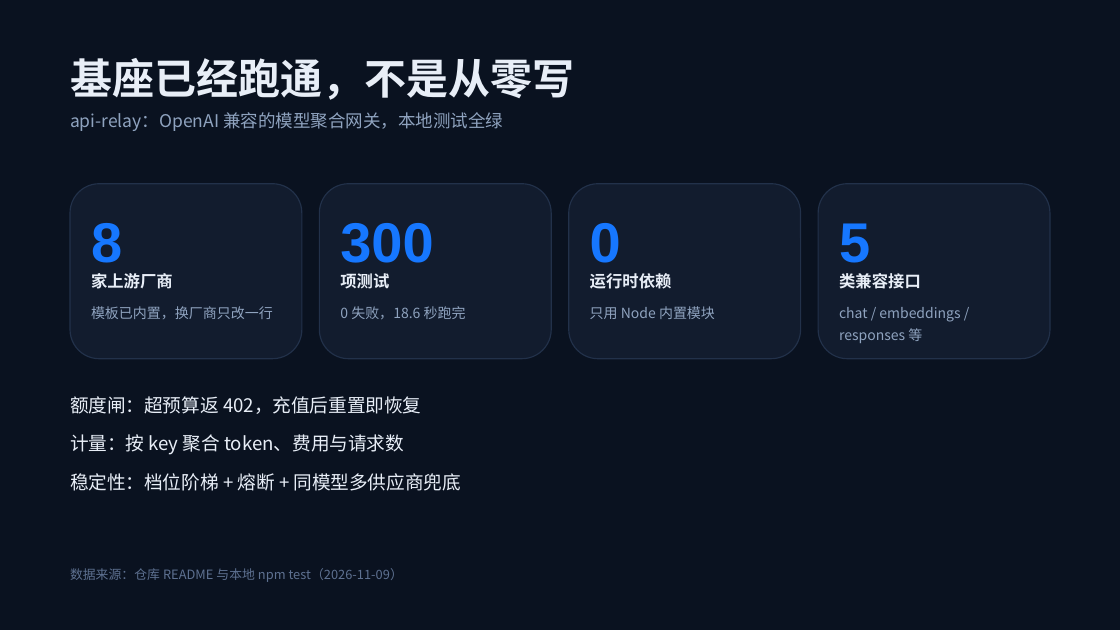
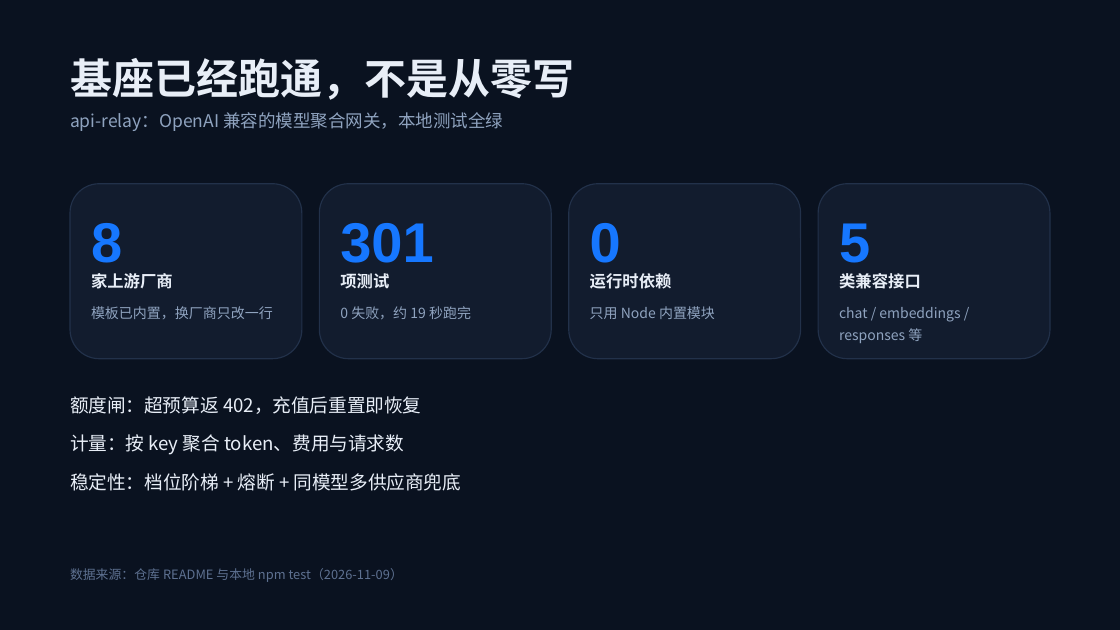
Before and after one commit to lizehao521/payathon-2026, a slide deck: slide 9 of docs/payathon/PAYATHON-2026-外卖AI.pptx. Drawn at 1120x630 pixels with LibreOffice and Linux fonts; fonts in the diff are those of the drawing. Boxes give left, top, right and bottom in pixels: in the first picture for what was removed or moved away, otherwise in the second. Text is boxed around its words. In the diff, an @@ line names an element or a change of style, - is before the commit and + after.

Commit message:
fix(demo): 体验模式挂载商家台 /biz，本地免令牌自动进控制台
- memoryConfig 未设 business 导致 /biz 返回 404；补 DEMO_BUSINESS（3 个套餐 + mock 收银台）
- 无 adminToken 时 /biz 页面自动加载数据，不再被登录墙挡住
- 自检新增「商家台（/biz）」；新增 demo.test.ts 守回归（测试 301 项）
- 同步 README / GITHUB-INTRO / MAINTENANCE / 07-测试计划 / 路演 PPT 口径

```diff
--- a/docs/payathon/PAYATHON-2026-外卖AI.pptx
+++ b/docs/payathon/PAYATHON-2026-外卖AI.pptx
@@ text at box(340, 223, 433, 263): text changed @@
-300
+301
@@ text at box(340, 306, 471, 319): text changed @@
-0 失败，18.6 秒跑完
+0 失败，约 19 秒跑完
```
Also in this commit, not shown: 8 other files.
